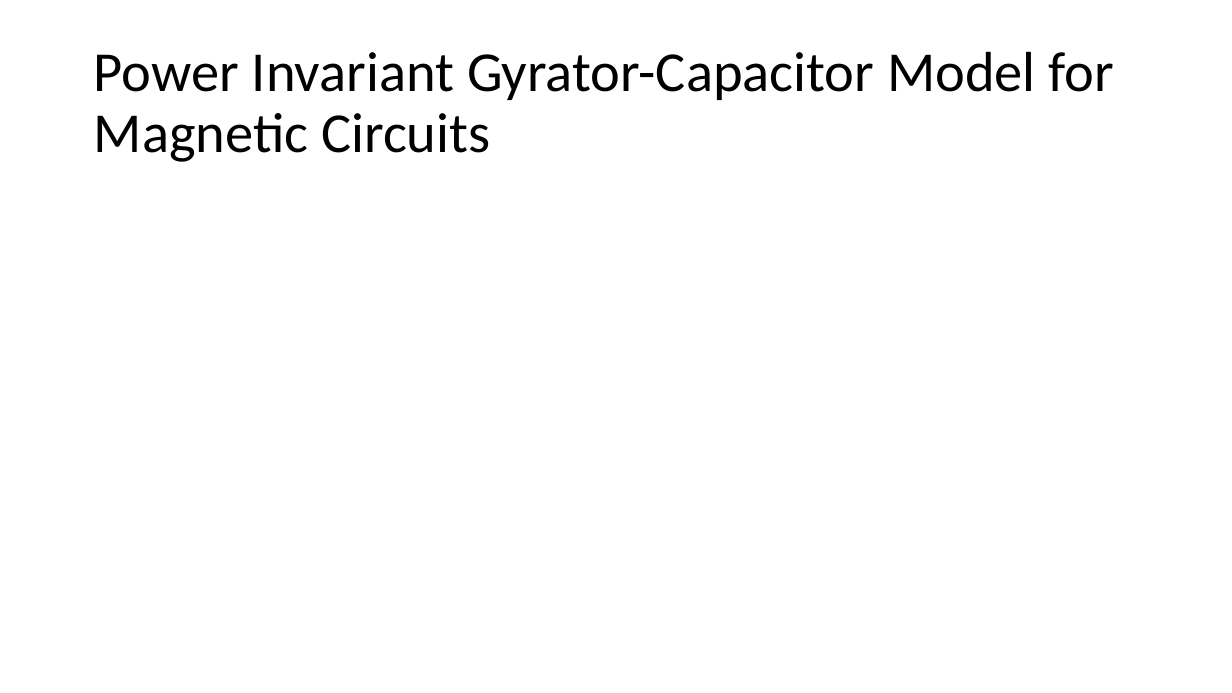
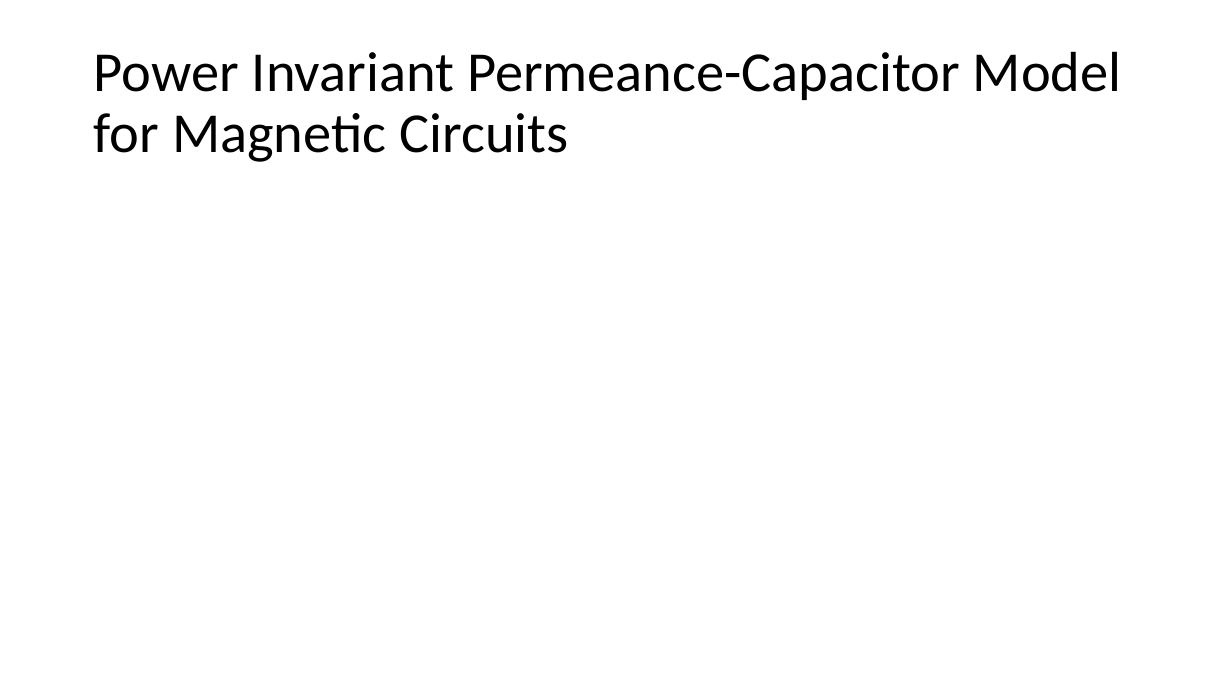
Before and after one commit to MuhammadShamaas1997/Electrical-Engineering, a slide deck: slide 9 of Thesis/Magnetic Transmission Lines/Thesis Proposal.pptx (slide 4 before the commit). Drawn at 1232x693 pixels with LibreOffice and Linux fonts; fonts in the diff are those of the drawing; grey boxes stand for pictures. Boxes give left, top, right and bottom in pixels: in the first picture for what was removed or moved away, otherwise in the second. Text is boxed around its words. In the diff, an @@ line names an element or a change of style, - is before the commit and + after.

```diff
--- a/Thesis/Magnetic Transmission Lines/Thesis Proposal.pptx
+++ b/Thesis/Magnetic Transmission Lines/Thesis Proposal.pptx
@@ title at (94, 51, 1122, 162): text changed @@
-Power Invariant Gyrator-Capacitor Model for Magnetic Circuits
+Power Invariant Permeance-Capacitor Model for Magnetic Circuits
```
Also in this commit, not shown: 8 other slides changed, 13 slides added, 1 slide removed.
